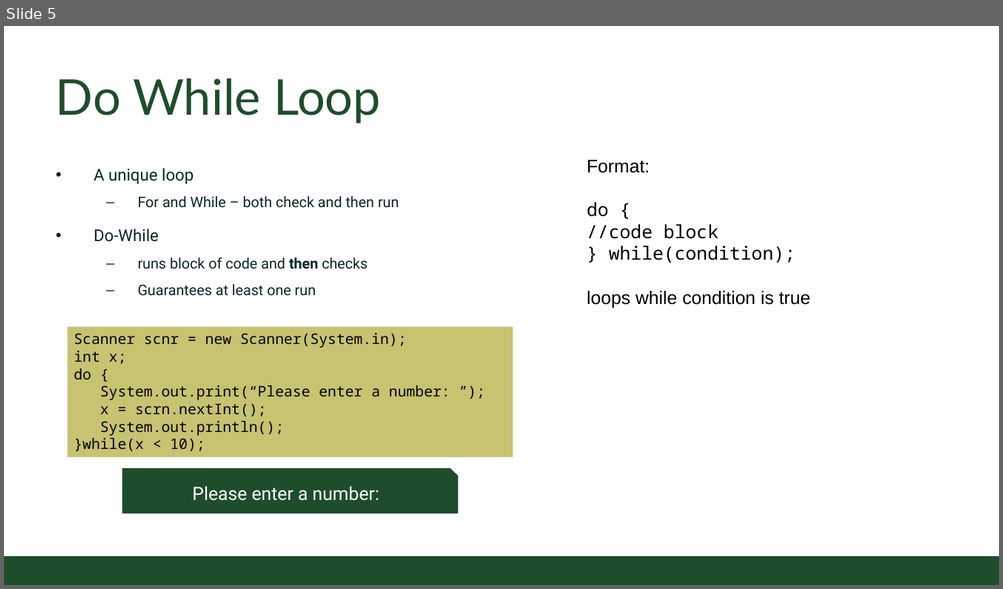
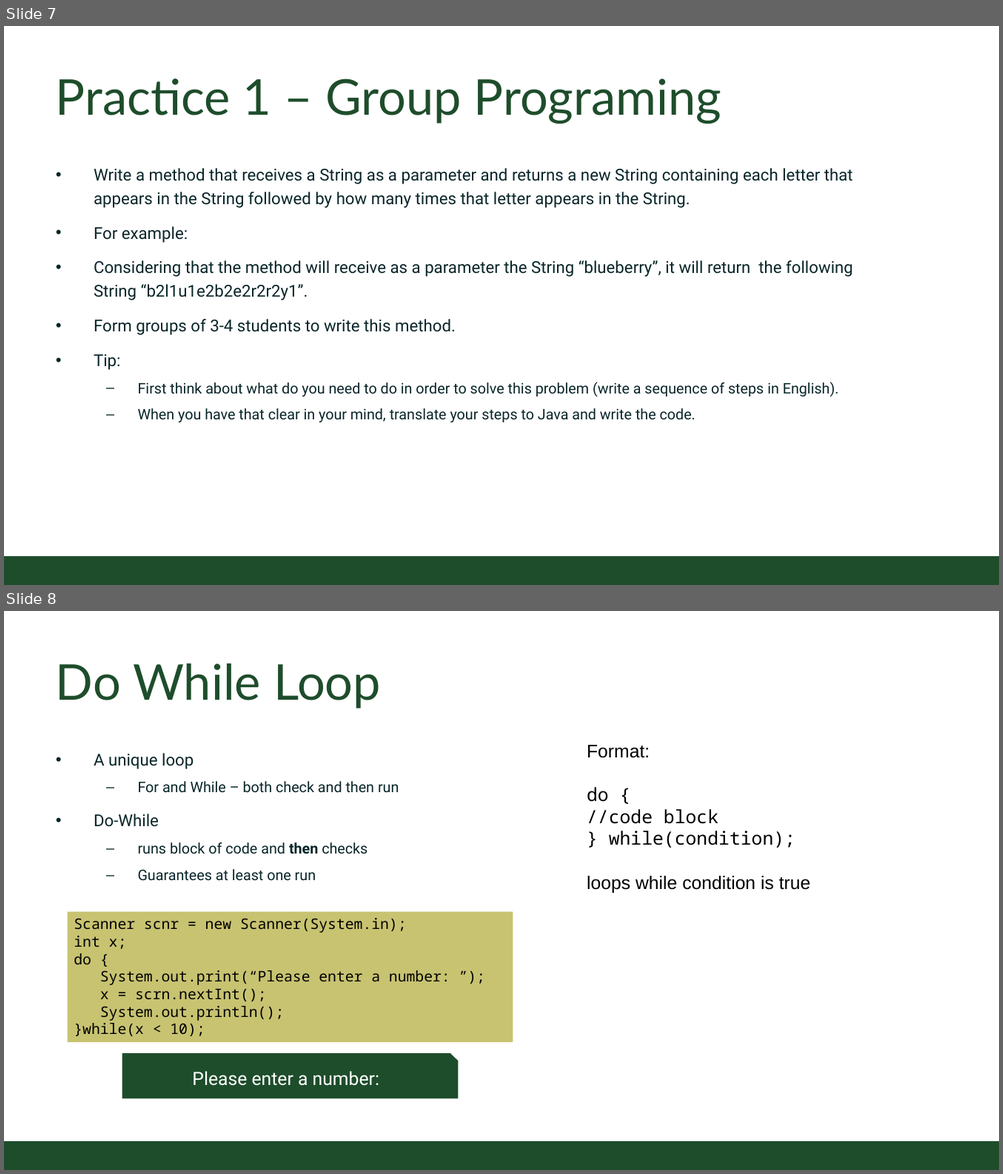
Before and after one commit to CSU-CompSci-CS163-4/Handouts, a slide deck: slides/On-Campus/06_02_MoreLoops.pptx. Shown one above the other, each under a label of ours: slide 5 before the commit, slides 7 and 8 after it. The pictures are 1003x589 and 1003x1174 pixels, drawn with LibreOffice and Linux fonts; fonts in the diff are those of the drawing; background and template pictures are left out. Boxes give left, top, right and bottom in pixels: in the first picture for what was removed or moved away, otherwise in the second. Text is boxed around its words. In the diff, an @@ line names an element or a change of style, - is before the commit and + after.

Commit message:
Added reading check and programming practices

```diff
--- a/slides/On-Campus/06_02_MoreLoops.pptx
+++ b/slides/On-Campus/06_02_MoreLoops.pptx
@@ slide 7 added at bbox=[4, 26, 999, 585], background #FFFFFF; not listed: 1 template element that a slide beside it also shows @@
@@ title added at bbox=[56, 79, 721, 124], 54 pt, text #1E4D2B @@
+Practice 1 – Group Programing
@@ text added at bbox=[94, 168, 853, 423], 18 pt, text #092529 @@
+• Write a method that receives a String as a parameter and returns a new String containing each letter that appears in the String followed by how many times that letter appears in the String.
+• For example:
+• Considering that the method will receive as a parameter the String “blueberry”, it will return the following String “b2l1u1e2b2e2r2r2y1”.
+• Form groups of 3-4 students to write this method.
+• Tip:
+  – First think about what do you need to do in order to solve this problem (write a sequence of steps in English).
+  – When you have that clear in your mind, translate your steps to Java and write the code.
@@ what was slide 5 is now slide 8 @@
```
Also in this commit, not shown: 2 slides changed, 3 other slides added.
